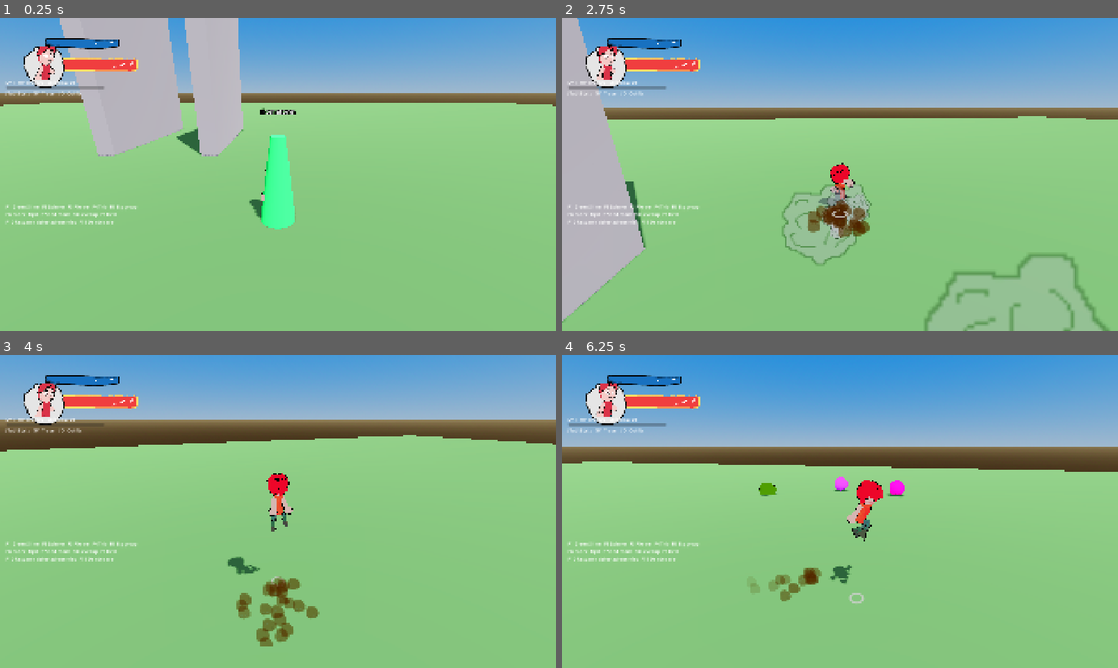
Above: before the commit, frames 1-4 (two rows, left to right).
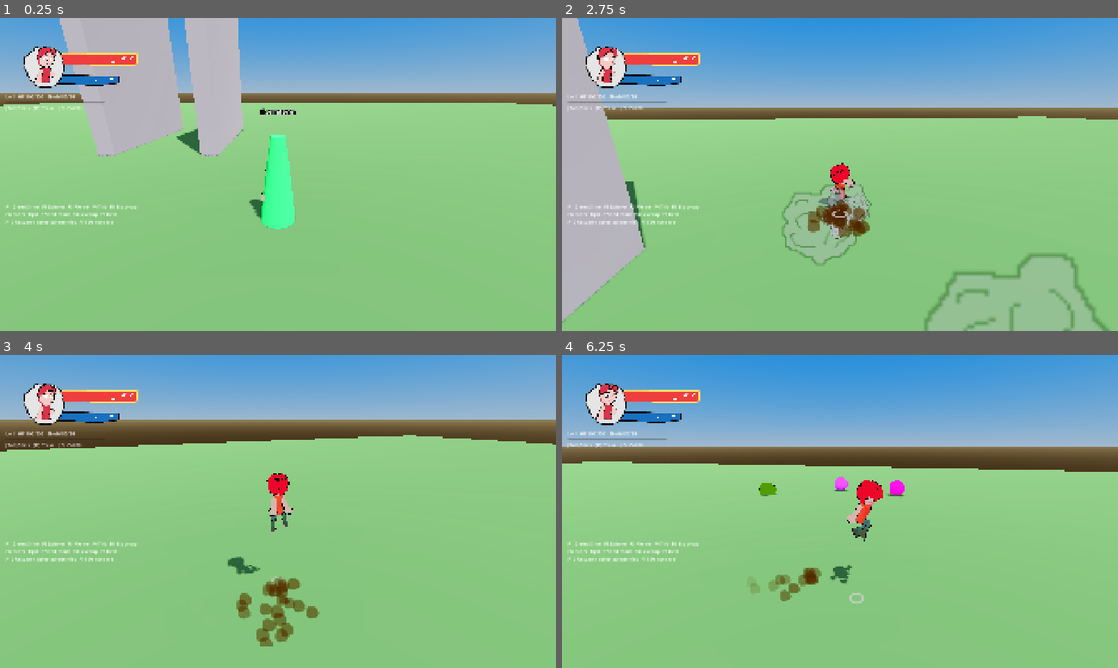
Above: after the commit, the same moments.

Repository: doggoanim/Krits
Game: Godot game, scene res://main.tscn
Same seed, same stepped clock (60 frames per second), same inputs: the game is played once before the commit and once after it.
Inputs (mouse positions are in pixels of both pictures, inside the frame that each line leads up to):
- Up to frame 1 (0.25 s): no input
- Up to frame 2 (2.75 s): tap Enter at 0.5 s; move the mouse to (867, 174) at 0.52 s; hold Ctrl (crouch_pound) 0.53-1.28 s; hold W (move_forward) from 0.53 s (still down); tap Space (jump) at 0.77, 1.52 s; move the mouse to (812, 174) at 1.27 s; tap E (interact) at 1.35 s; move the mouse to (851, 168) at 2.02 s; hold Shift (roll_dive) from 2.03 s (still down)
- Up to frame 3 (4 s): keep holding W (move_forward); move the mouse to (272, 517) at 2.77 s; release Shift (roll_dive) at 2.78 s; tap Ctrl (crouch_pound) at 2.85 s; tap Space (jump) at 3.02, 3.77 s; move the mouse to (316, 514) at 3.52 s; tap E (interact) at 3.6 s
- Up to frame 4 (6.25 s): move the mouse to (795, 508) at 4.27 s; tap Shift (roll_dive) at 4.35 s; tap Space (jump) at 4.52, 6.02 s; move the mouse to (845, 511) at 5.02 s; hold Ctrl (crouch_pound) 5.03-5.78 s; move the mouse to (817, 505) at 5.77 s; release W (move_forward) at 5.78 s; hold D (move_right) from 5.78 s (still down); tap E (interact) at 5.85 s

The runs differ from the first frame. In frame 1, 2.0% of the frame differs, in the area x 0-25%, y 6-30%; in frame 2, 2.0%; in frame 3, 2.0%; in frame 4, 2.1%.

Commit message:
Revert stamina below HP, nudge portrait render down, HP bar slightly higher
STAMINA_POS back under the HP bar (186, was moved above it to 60 last
pass). Added PORTRAIT_VIEW_Y_NUDGE (10px) so the live 3D render sits a
touch lower within its centered slot without moving the frame art
itself. HP_POS.y eased back up from 130 to 110. READOUT_POS pushed down
to 260 to clear both bars' new bottom edges again.

Co-Authored-By: Claude Sonnet 5 <noreply@anthropic.com>
Claude-Session: https://claude.ai/code/session_01TYpdm1jACUqsWG6yyTxbgm

Diff:
--- a/ui/hud.gd
+++ b/ui/hud.gd
@@ -28,15 +28,17 @@
                                                       ## character isn't stretched) and sits centered
                                                       ## inside the frame art, sized to fill it while
                                                       ## still leaving its hand-drawn border visible
+const PORTRAIT_VIEW_Y_NUDGE := 10.0   ## shifts just the live render (not the frame art) down a bit
+                                      ## within its centered slot
 
-const HP_POS := Vector2(146.0, 130.0)   ## overlaps the portrait's right half, like the reference
+const HP_POS := Vector2(146.0, 110.0)   ## overlaps the portrait's right half, like the reference
 const HP_SIZE := Vector2(340.0, 66.0)       ## matches health_fill.png's aspect (294x57)
-const STAMINA_POS := Vector2(146.0, 60.0)
+const STAMINA_POS := Vector2(146.0, 186.0)   ## back below the HP bar
 const STAMINA_SIZE := Vector2(280.0, 58.0)  ## matches stamina_fill.png's aspect (254x53)
 
 const TRACK_TINT := Color(0.3, 0.3, 0.32, 0.5)   ## dims the same art to stand in as its own empty track
 
-const READOUT_POS := Vector2(20.0, 210.0)
+const READOUT_POS := Vector2(20.0, 260.0)
 const READOUT_WIDTH := 340.0
 
 var _hp_fill: TexturedSlantedBar
@@ -93,7 +95,8 @@
 	add_child(portrait_bg)
 
 	var portrait_view := PortraitViewport.new()
-	portrait_view.position = PORTRAIT_POS + (PORTRAIT_FRAME_SIZE - PORTRAIT_VIEW_SIZE) * 0.5
+	portrait_view.position = PORTRAIT_POS + (PORTRAIT_FRAME_SIZE - PORTRAIT_VIEW_SIZE) * 0.5 \
+			+ Vector2(0.0, PORTRAIT_VIEW_Y_NUDGE)
 	portrait_view.size = PORTRAIT_VIEW_SIZE
 	add_child(portrait_view)
 
